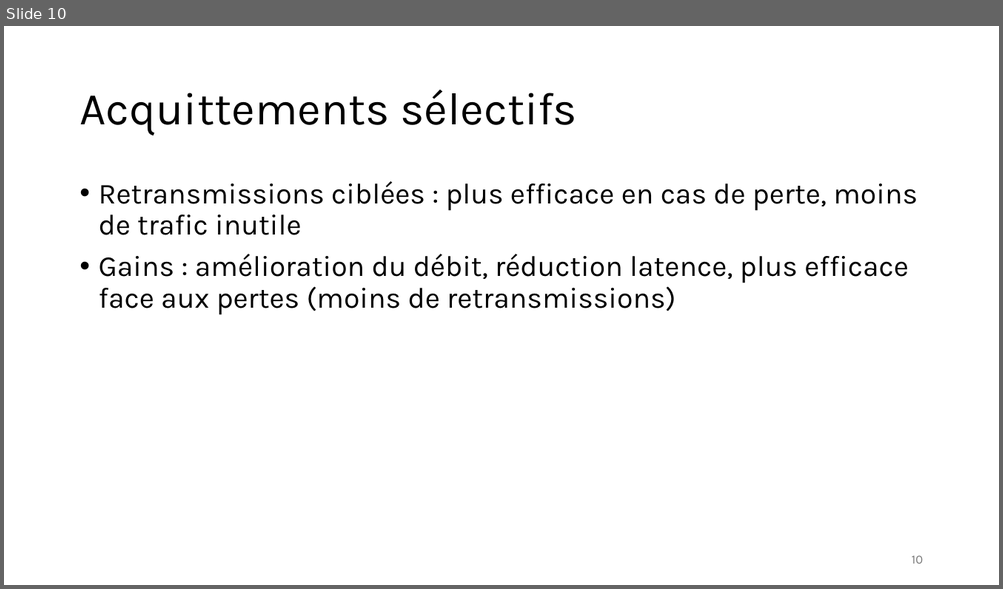
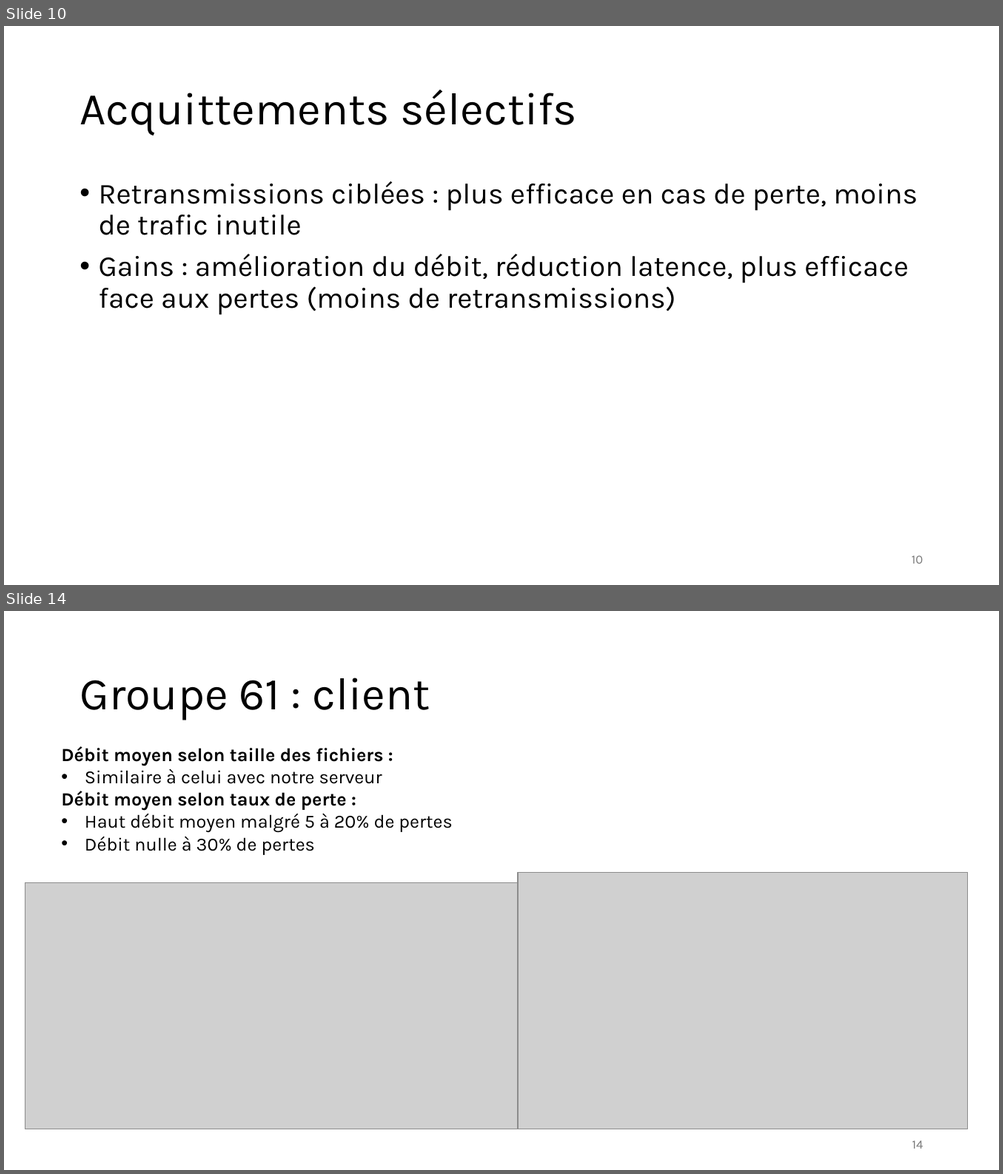
Before and after one commit to Tidyresonnance8/SRTP-Transport-Protocol, a slide deck: Rapport_projet_SRTP.pptx. Shown one above the other, each under a label of ours: slide 10 before the commit, slides 10 and 14 after it; the slides between them are not shown. The pictures are 1003x589 and 1003x1174 pixels, drawn with LibreOffice and Linux fonts; fonts in the diff are those of the drawing; grey boxes stand for pictures. Boxes give left, top, right and bottom in pixels: in the first picture for what was removed or moved away, otherwise in the second. Text is boxed around its words. In the diff, an @@ line names an element or a change of style, - is before the commit and + after.

```diff
--- a/Rapport_projet_SRTP.pptx
+++ b/Rapport_projet_SRTP.pptx
@@ slide 14 added at (4, 611, 999, 1170), background #FFFFFF @@
@@ title added at (79, 678, 430, 721), 44 pt, text #000000 @@
+Groupe 61 : client
@@ text added at (61, 746, 452, 855), 18 pt, text #000000 @@
+Débit moyen selon taille des fichiers :
+• Similaire à celui avec notre serveur
+Débit moyen selon taux de perte :
+• Haut débit moyen malgré 5 à 20% de pertes
+• Débit nulle à 30% de pertes
@@ picture added at (518, 872, 968, 1130) @@
@@ picture added at (25, 883, 518, 1130) @@
@@ page number added at (912, 1141, 923, 1149), 12 pt, text #797979 @@
+14
```
Also in this commit, not shown: 3 slides changed, 5 other slides added, 1 slide removed.
